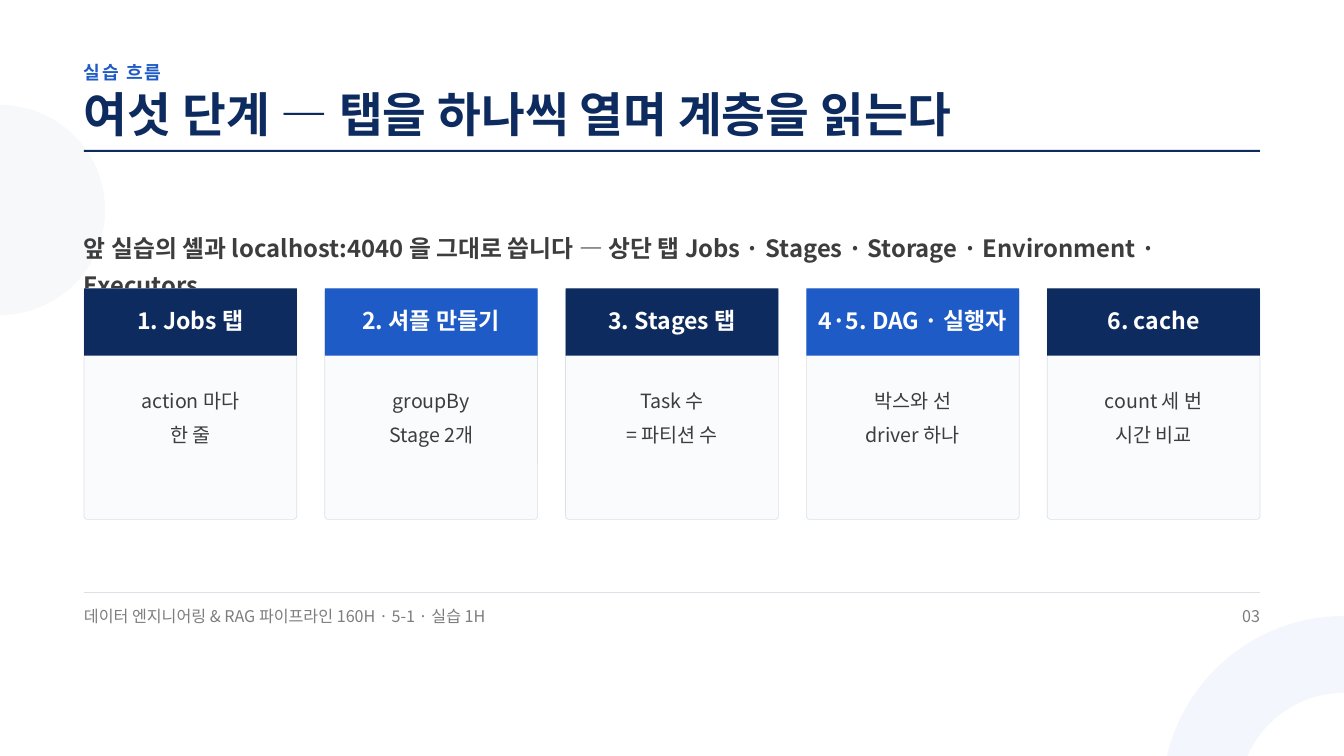
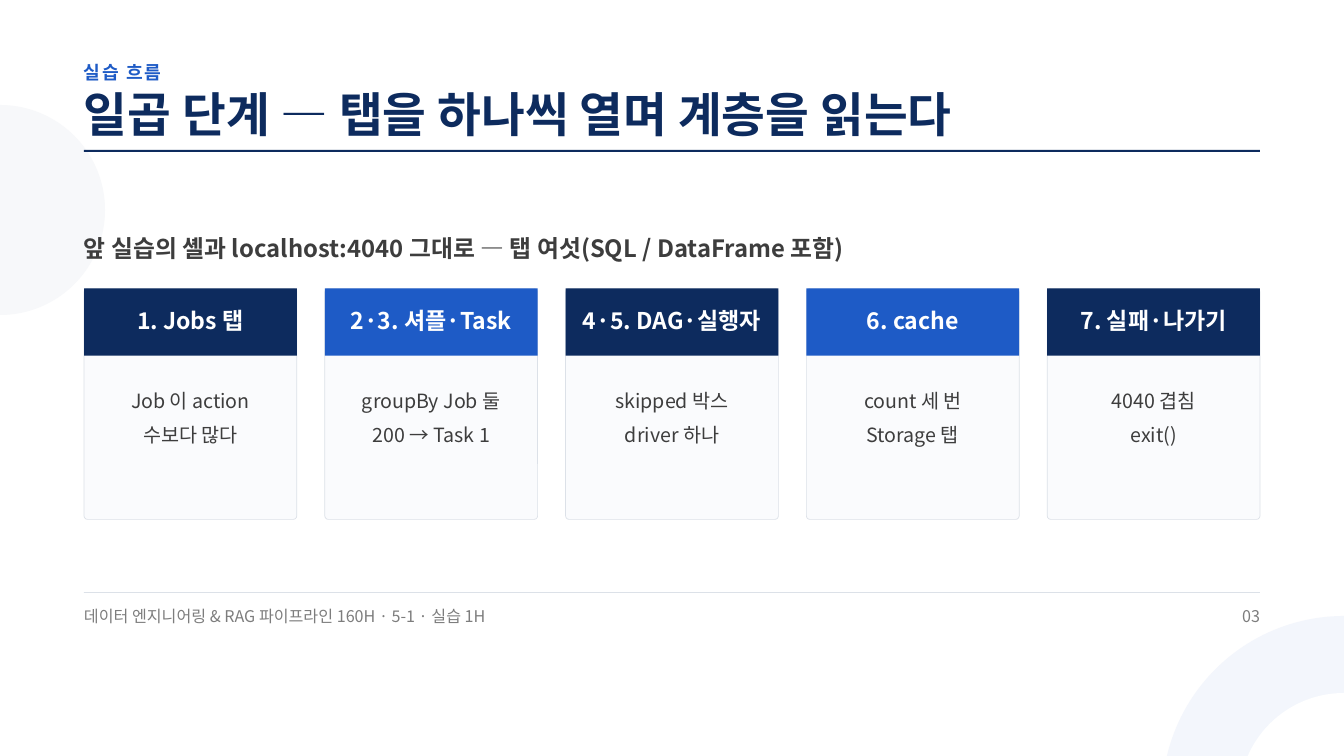
Before and after one commit to aebonlee/materials, a slide deck: slide 3 of data-eng/decks/w5d1s3.pptx. Drawn at 1344x756 pixels with LibreOffice and Linux fonts; fonts in the diff are those of the drawing. Boxes give left, top, right and bottom in pixels: in the first picture for what was removed or moved away, otherwise in the second. Text is boxed around its words. In the diff, an @@ line names an element or a change of style, - is before the commit and + after.

Commit message:
data-eng 5-1 덱 5(w5d1s0 신설)·묶음

```diff
--- a/data-eng/decks/w5d1s3.pptx
+++ b/data-eng/decks/w5d1s3.pptx
@@ text at <box>84,92,951,137</box>: text changed @@
-여섯 단계 — 탭을 하나씩 열며 계층을 읽는다
+일곱 단계 — 탭을 하나씩 열며 계층을 읽는다
@@ text at <box>84,237,844,262</box>: text changed @@
-앞 실습의 셸과 localhost:4040 을 그대로 씁니다 — 상단 탭 Jobs · Stages · Storage · Environment · Executors
+앞 실습의 셸과 localhost:4040 그대로 — 탭 여섯(SQL / DataFrame 포함)
@@ text at <box>350,309,512,331</box>: text changed @@
-2. 셔플 만들기
+2·3. 셔플·Task
@@ text at <box>583,309,761,331</box>: text changed @@
-3. Stages 탭
+4·5. DAG·실행자
@@ text at <box>867,310,959,330</box>: text changed @@
-4·5. DAG · 실행자
+6. cache
@@ text at <box>1081,309,1227,331</box>: text changed @@
-6. cache
+7. 실패·나가기
@@ text at <box>131,391,249,444</box>: text changed @@
-action 마다
-한 줄
+Job 이 action
+수보다 많다
@@ text at <box>362,392,500,443</box>: text changed @@
-groupBy
-Stage 2개
+groupBy Job 둘
+200 → Task 1
@@ text at <box>615,392,729,444</box>: text changed @@
-Task 수
-= 파티션 수
+skipped 박스
+driver 하나
@@ text at <box>864,391,961,447</box>: text changed @@
-박스와 선
-driver 하나
+count 세 번
+Storage 탭
@@ text at <box>1112,391,1196,446</box>: text changed @@
-count 세 번
-시간 비교
+4040 겹침
+exit()
```
Also in this commit, not shown: 8 other slides changed, 1 slide added, 1 slide removed, 11 other files.
